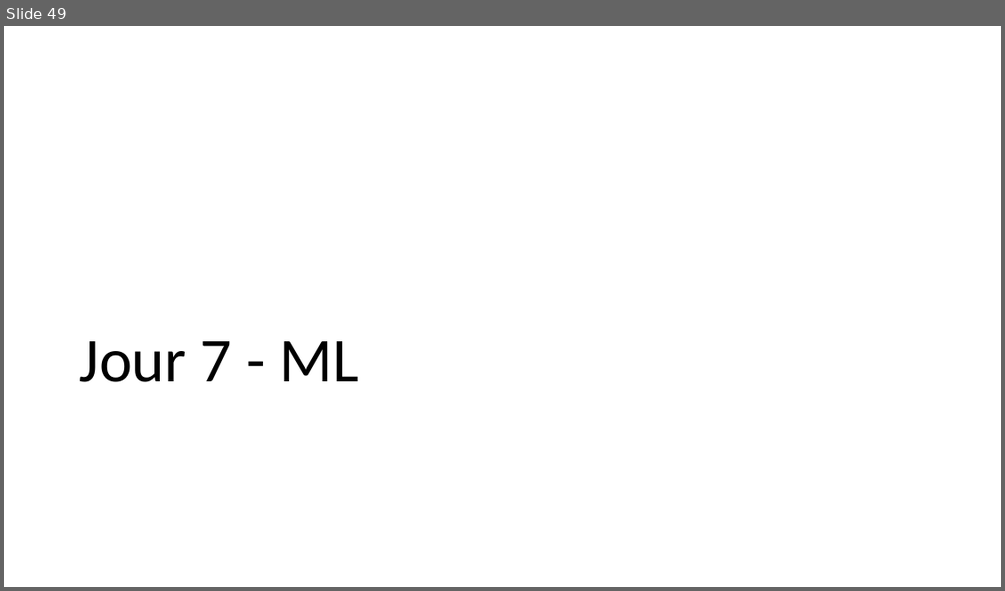
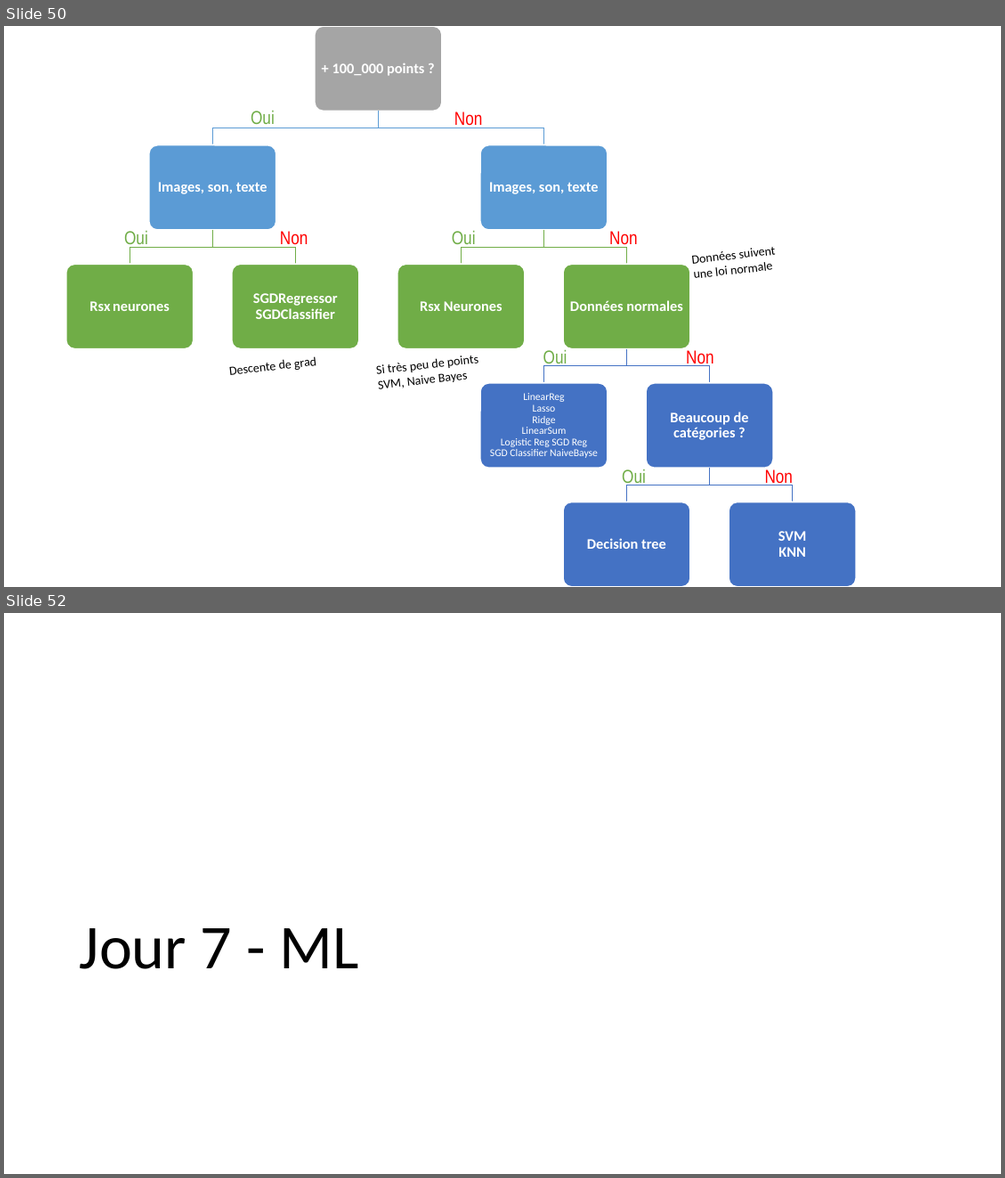
Before and after one commit to 40tude/Data_Essentials_Stage_Oct_2023, a slide deck: 00_notes_de_stage.pptx. Shown one above the other, each under a label of ours: slide 49 before the commit, slides 50 and 52 after it; the slides between them are not shown. The pictures are 1005x591 and 1005x1178 pixels, drawn with LibreOffice and Linux fonts; fonts in the diff are those of the drawing. Boxes give left, top, right and bottom in pixels: in the first picture for what was removed or moved away, otherwise in the second. Text is boxed around its words. In the diff, an @@ line names an element or a change of style, - is before the commit and + after.

```diff
--- a/00_notes_de_stage.pptx
+++ b/00_notes_de_stage.pptx
@@ slide 50 added at (4,26,1001,587), background #FFFFFF @@
@@ text added at (251,111,275,128), 18 pt, text #70AD47 @@
+Oui
@@ text added at (454,111,483,128), 18 pt, text #FF0000 @@
+Non
@@ text added at (124,231,148,248), 18 pt, text #70AD47 @@
+Oui
@@ text added at (280,231,308,248), 18 pt, text #FF0000 @@
+Non
@@ text added at (452,230,476,248), 18 pt, text #70AD47 @@
+Oui
@@ text added at (609,231,638,248), 18 pt, text #FF0000 @@
+Non
@@ text added at (692,251,736,278), 12 pt, text #000000 @@
+Données suivent
+une loi normale
@@ text added at (230,356,316,375), 12 pt, text #000000 @@
+Descente de grad
@@ text added at (377,362,436,389), 12 pt, text #000000 @@
+Si très peu de points
+SVM, Naive Bayes
@@ text added at (543,349,567,368), 18 pt, text #70AD47 @@
+Oui
@@ text added at (686,350,714,368), 18 pt, text #FF0000 @@
+Non
@@ text added at (622,469,646,487), 18 pt, text #70AD47 @@
+Oui
@@ text added at (765,469,793,487), 18 pt, text #FF0000 @@
+Non
@@ group added at (66,26,856,587): 11 rounded rectangles, 11 texts, 10 freeform shapes @@
++ 100_000 points ?
+Images, son, texte
+Rsx neurones
+SGDRegressor
+SGDClassifier
+Images, son, texte
+Rsx Neurones
+Données normales
+LinearReg
+Lasso
+Ridge
+LinearSum
+Logistic Reg SGD Reg
+SGD Classifier NaiveBayse
+Beaucoup de
+catégories ?
+Decision tree
+SVM
+KNN
@@ what was slide 49 is now slide 52 @@
```
Also in this commit, not shown: 1 slide changed, 2 other slides added, 8 other files.
